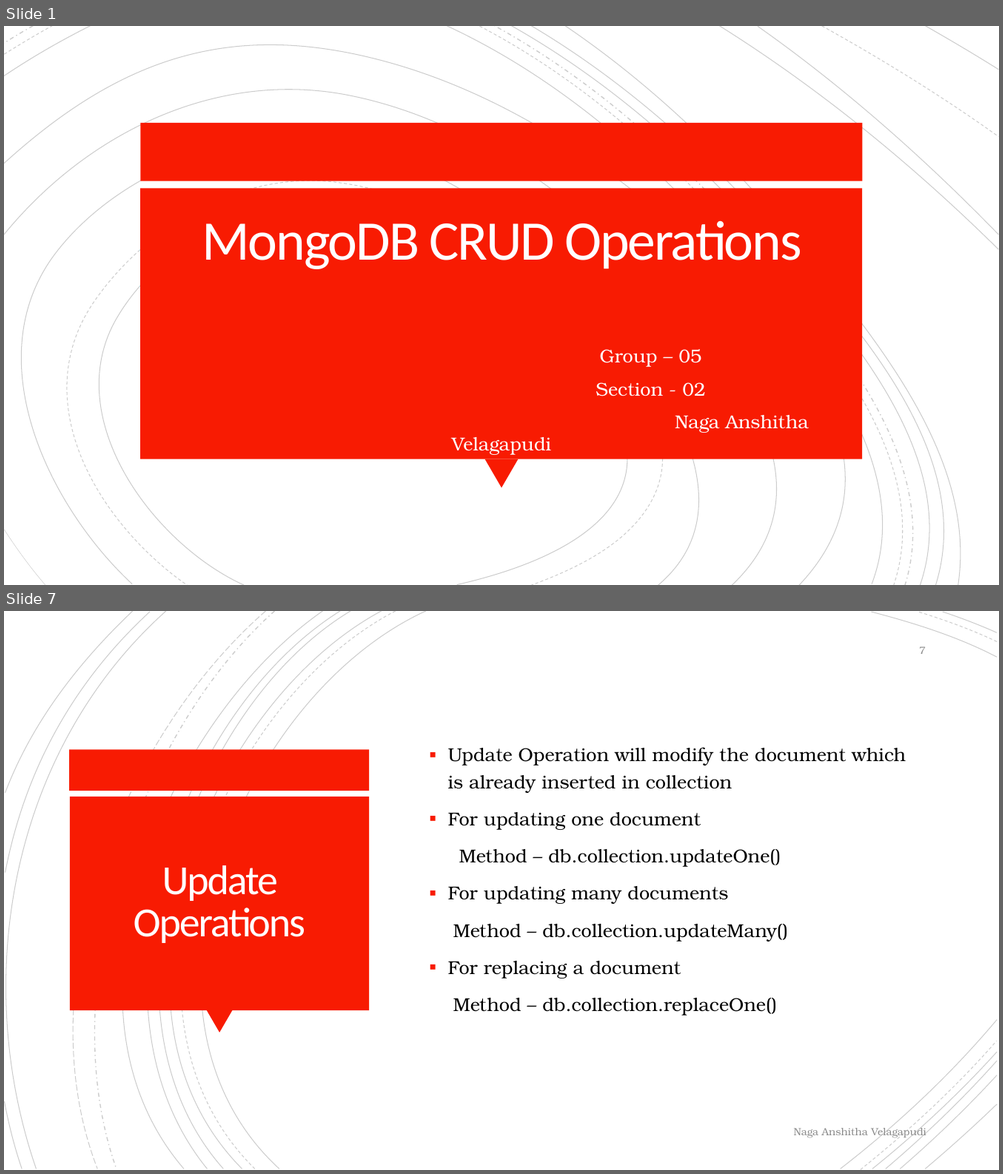
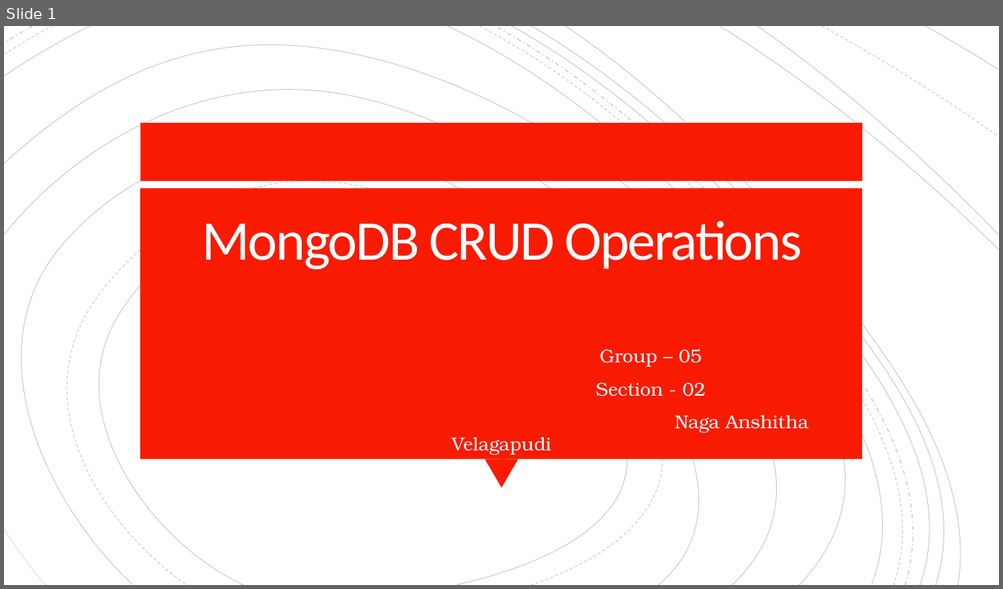
Before and after one commit to anshithavelagapudi/MongoDb-Project, a slide deck: CRUD Operations/MongoDB CRUD Operations.pptx. Shown one above the other, each under a label of ours: slides 1 and 7 before the commit, slide 1 after it; the slides between them are not shown. The pictures are 1003x1174 and 1003x589 pixels, drawn with LibreOffice and Linux fonts; fonts in the diff are those of the drawing. Boxes give left, top, right and bottom in pixels: in the first picture for what was removed or moved away, otherwise in the second. Text is boxed around its words. In the diff, an @@ line names an element or a change of style, - is before the commit and + after.

```diff
--- a/CRUD Operations/MongoDB CRUD Operations.pptx
+++ b/CRUD Operations/MongoDB CRUD Operations.pptx
@@ slide 7 removed at box(4, 611, 999, 1170), background #FFFFFF @@
@@ group removed at box(4, 611, 997, 1170): 21 freeform shapes @@
@@ page number removed at box(919, 647, 925, 654) @@
-7
@@ rectangle removed at box(70, 750, 370, 791) @@
@@ text removed at box(448, 747, 905, 1016) @@
-▪ Update Operation will modify the document which is already inserted in collection
-▪ For updating one document
-Method – db.collection.updateOne()
-▪ For updating many documents
-Method – db.collection.updateMany()
-▪ For replacing a document
-Method – db.collection.replaceOne()
@@ rectangle removed at box(70, 797, 369, 1011) @@
@@ title removed at box(134, 866, 305, 943) @@
-Update Operations
@@ triangle removed at box(206, 1011, 233, 1034) @@
@@ text removed at box(794, 1126, 926, 1139) @@
-Naga Anshitha Velagapudi
```
Also in this commit, not shown: 2 slides changed, 11 slides added, 8 other slides removed, 4 other files.
